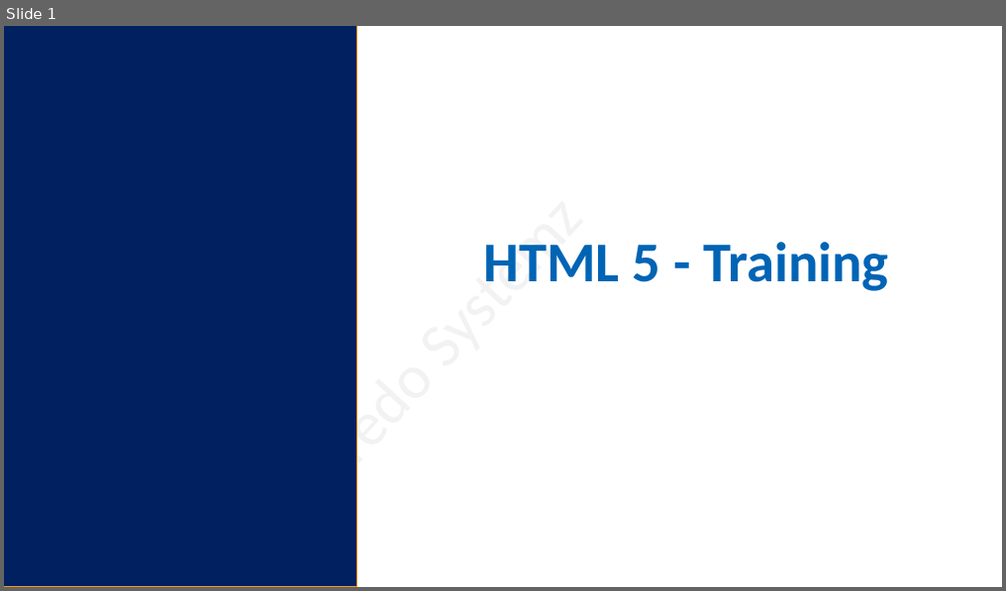
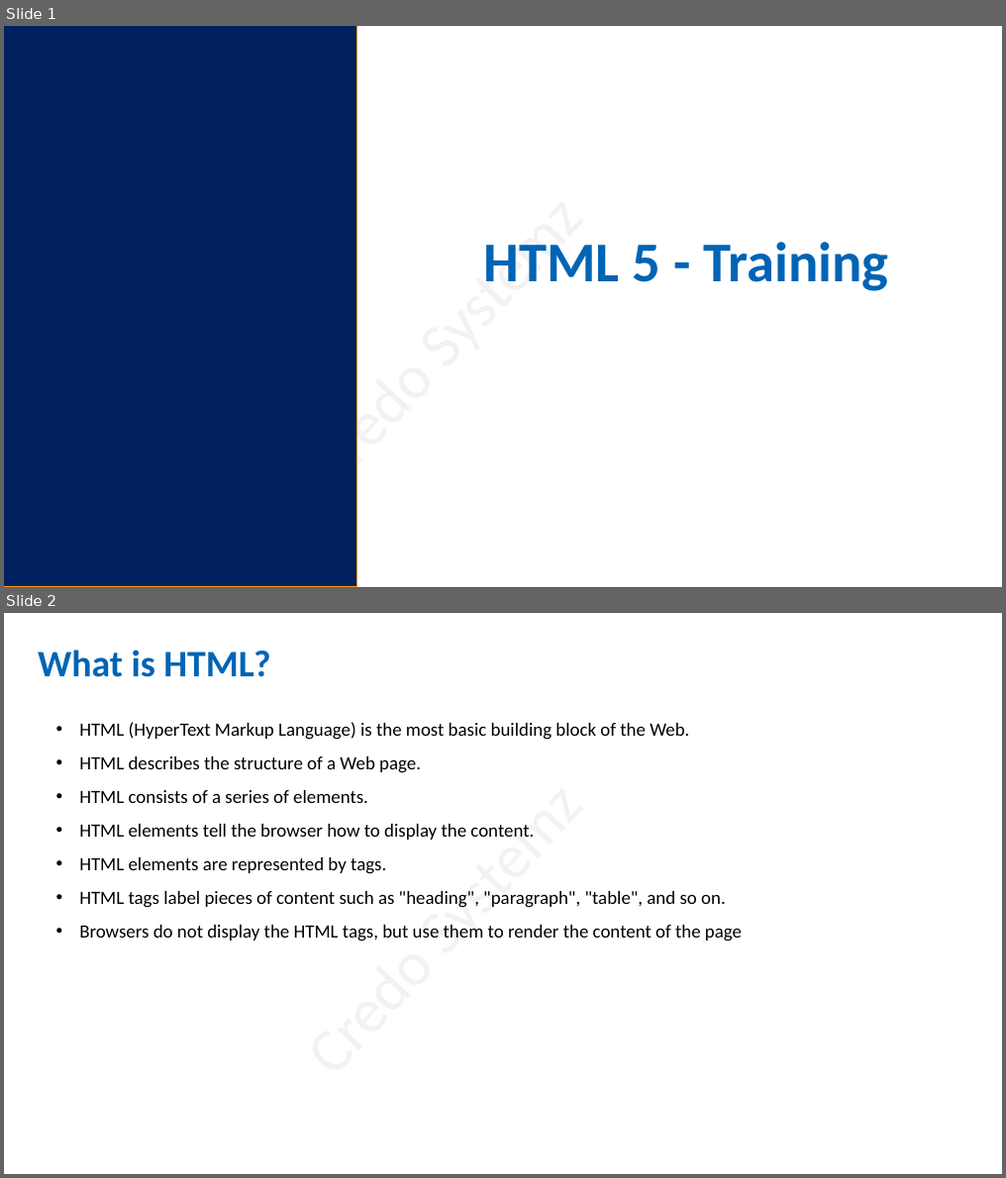
Before and after one commit to salman3009/newtownJuneBatch, a slide deck: June_Batch/16-06-22/html_16_06_22.pptx. Shown one above the other, each under a label of ours: slide 1 before the commit, slides 1 and 2 after it. The pictures are 1006x591 and 1006x1178 pixels, drawn with LibreOffice and Linux fonts; fonts in the diff are those of the drawing. Boxes give left, top, right and bottom in pixels: in the first picture for what was removed or moved away, otherwise in the second. Text is boxed around its words. In the diff, an @@ line names an element or a change of style, - is before the commit and + after.

```diff
--- a/June_Batch/16-06-22/html_16_06_22.pptx
+++ b/June_Batch/16-06-22/html_16_06_22.pptx
@@ slide 2 added at (4, 613, 1002, 1174), background #FFFFFF; not listed: 1 template element that a slide beside it also shows @@
@@ text added at (38, 650, 270, 677), 36 pt, text #0064B5, bold @@
+What is HTML?
@@ text added at (79, 722, 742, 942), 18 pt, text #000000 @@
+• HTML (HyperText Markup Language) is the most basic building block of the Web.
+• HTML describes the structure of a Web page.
+• HTML consists of a series of elements.
+• HTML elements tell the browser how to display the content.
+• HTML elements are represented by tags.
+• HTML tags label pieces of content such as "heading", "paragraph", "table", and so on.
+• Browsers do not display the HTML tags, but use them to render the content of the page
```
Also in this commit, not shown: 1 slide changed, 22 other slides added, 5 slides removed, 2 other files.
